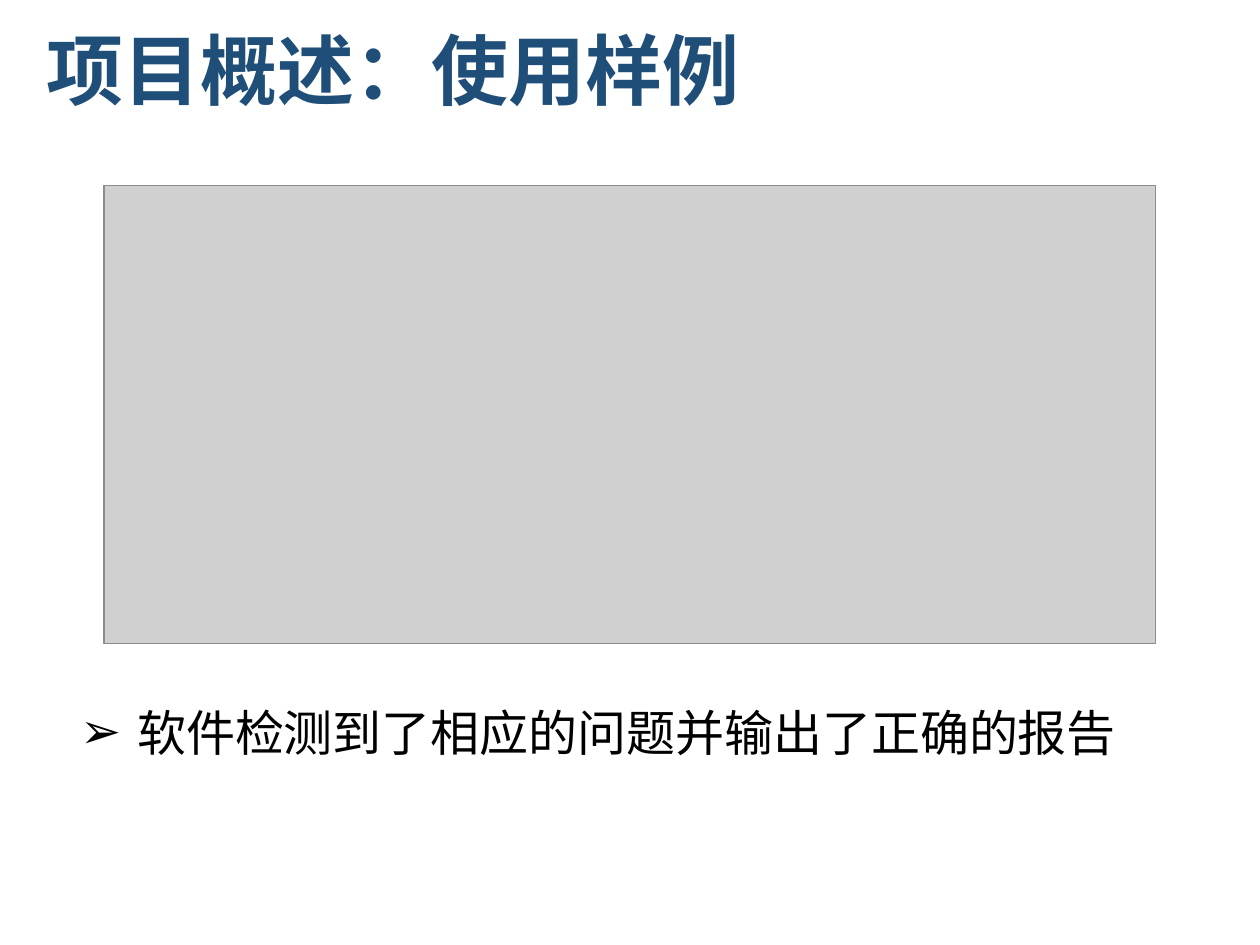
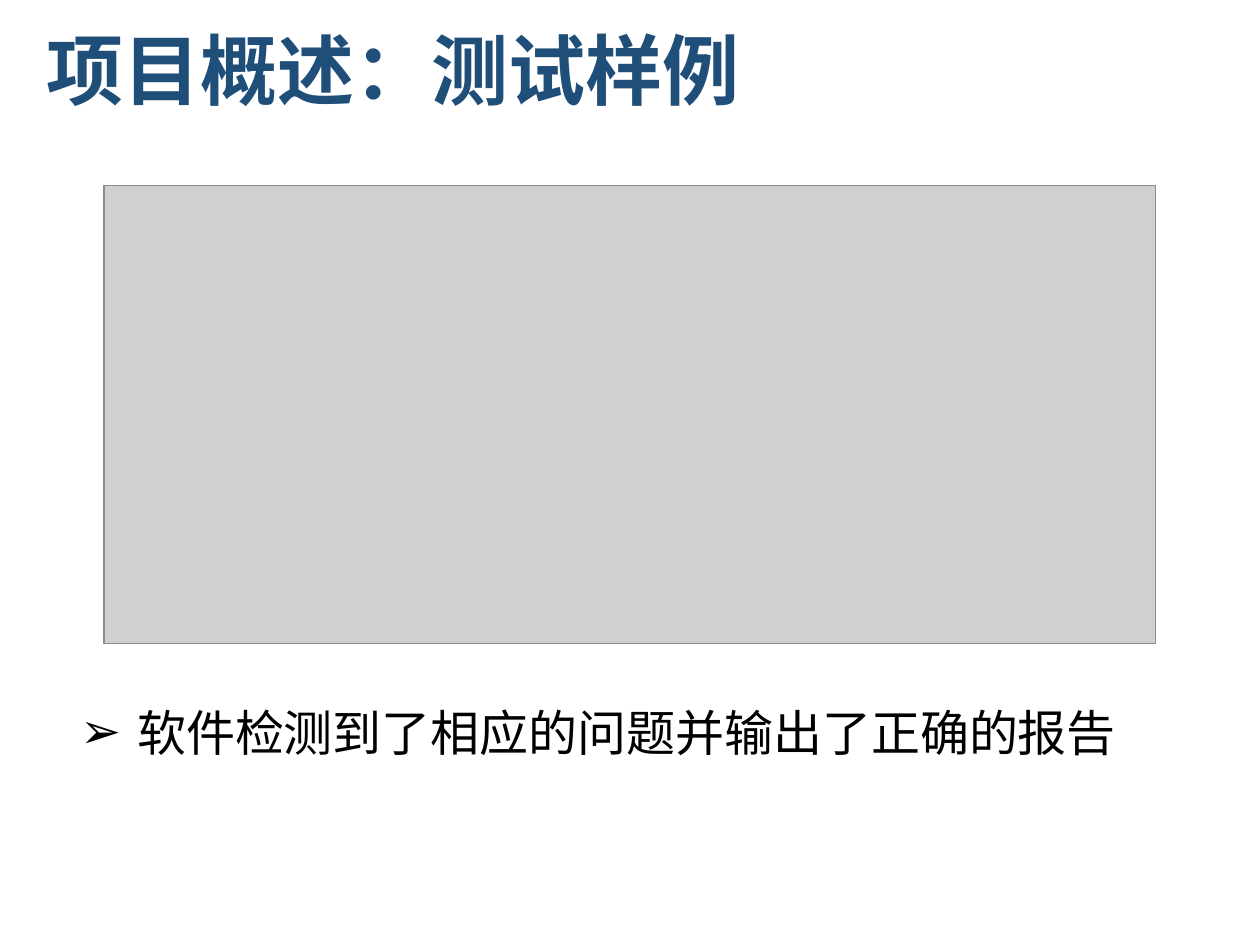
Before and after one commit to zen1995/rucmChecker, a slide deck: slide 10 of finalReport/RUCMChecker_final_report.pptx (slide 9 before the commit). Drawn at 1260x945 pixels with LibreOffice and Linux fonts; fonts in the diff are those of the drawing; grey boxes stand for pictures; background and template pictures are left out. Boxes give left, top, right and bottom in pixels: in the first picture for what was removed or moved away, otherwise in the second. Text is boxed around its words. In the diff, an @@ line names an element or a change of style, - is before the commit and + after.

```diff
--- a/finalReport/RUCMChecker_final_report.pptx
+++ b/finalReport/RUCMChecker_final_report.pptx
@@ title at box(47, 33, 740, 106): text changed @@
-项目概述：使用样例
+项目概述：测试样例
```
Also in this commit, not shown: 1 other slide changed, 5 slides added, 1 slide removed.
